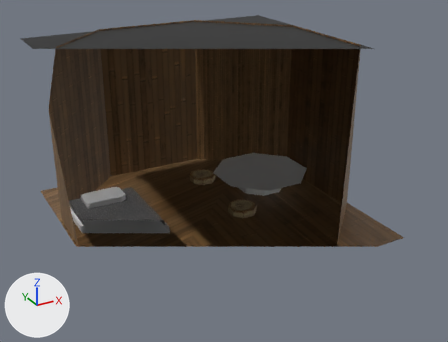
The Blender file Assets/Models/Buildings/BeachHut/Interior.blend as it was, and as the next commit left it.
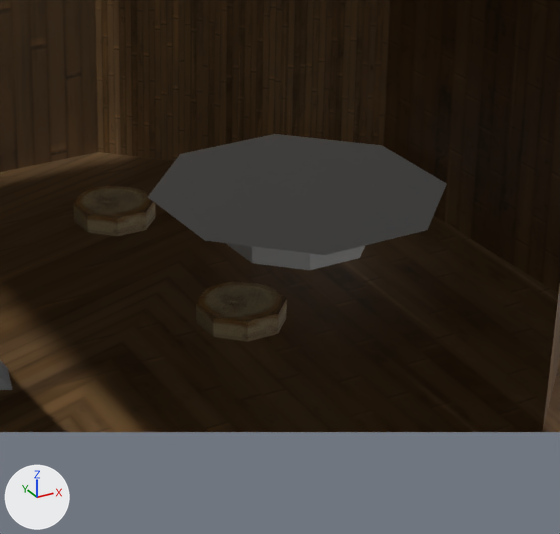
Each version appears first whole from a 50 mm lens placed at (-35.2, -68.5, 40.2), pointed at (1.2, -2.4, 7.2), and next in a close-up on the part from 37% to 76% of the width and 32% to 81% of the height. Every picture has the same lights, and +X, +Y and +Z are marked at lower left. Everything nearer to the camera than a plane just in front of the edit is cut away.

Names of what the first close-up shows: 'Chair', 'Chair.001', 'Floor', 'Table', 'Walls'.
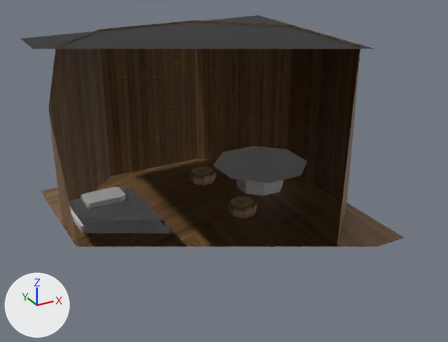
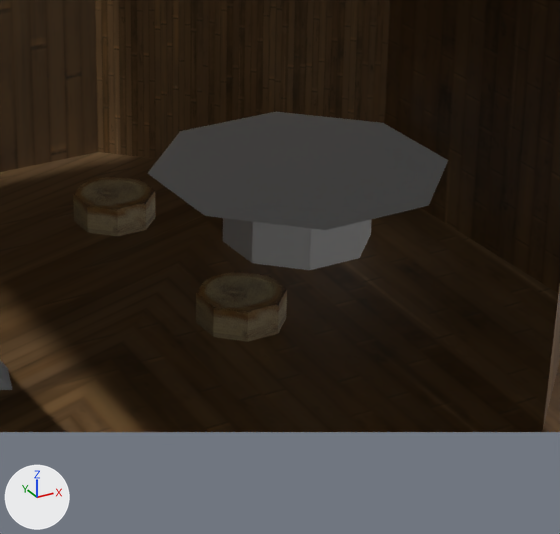
Scene script edits in JSON lines:
```json
{"op": "set", "path": "ob_table.location", "old": "(11.21, 4.44, 1.0)", "new": "(11.21, 4.44, 1.47)"}
{"op": "set", "path": "ob_table.scale", "old": "(3.6, 3.6, 1.0)", "new": "(3.6, 3.6, 1.5)"}
{"op": "set", "path": "ob_chair.location", "old": "(4.5, 10.57, 0.5)", "new": "(4.5, 10.57, 0.72)"}
{"op": "set", "path": "ob_chair.scale", "old": "(2.0, 2.0, 0.5)", "new": "(2.0, 2.0, 0.75)"}
{"op": "set", "path": "ob_chair_001.location", "old": "(4.5, -1.71, 0.5)", "new": "(4.5, -1.71, 0.72)"}
{"op": "set", "path": "ob_chair_001.scale", "old": "(2.0, 2.0, 0.5)", "new": "(2.0, 2.0, 0.75)"}
```

Where the change shows, as pixel boxes [x1, y1, x2, y2] in the close-ups (560 x 534 px):
```json
{"object": "Table", "change": "moved, rescaled", "before": [148, 134, 447, 270], "after": [148, 112, 448, 270], "on screen": "16% taller"}
{"object": "Chair.001", "change": "moved, rescaled", "before": [196, 280, 287, 342], "after": [196, 271, 287, 342], "on screen": "14% taller"}
{"object": "Chair", "change": "moved, rescaled", "before": [74, 185, 155, 236], "after": [73, 176, 155, 236], "on screen": "17% taller"}
```
